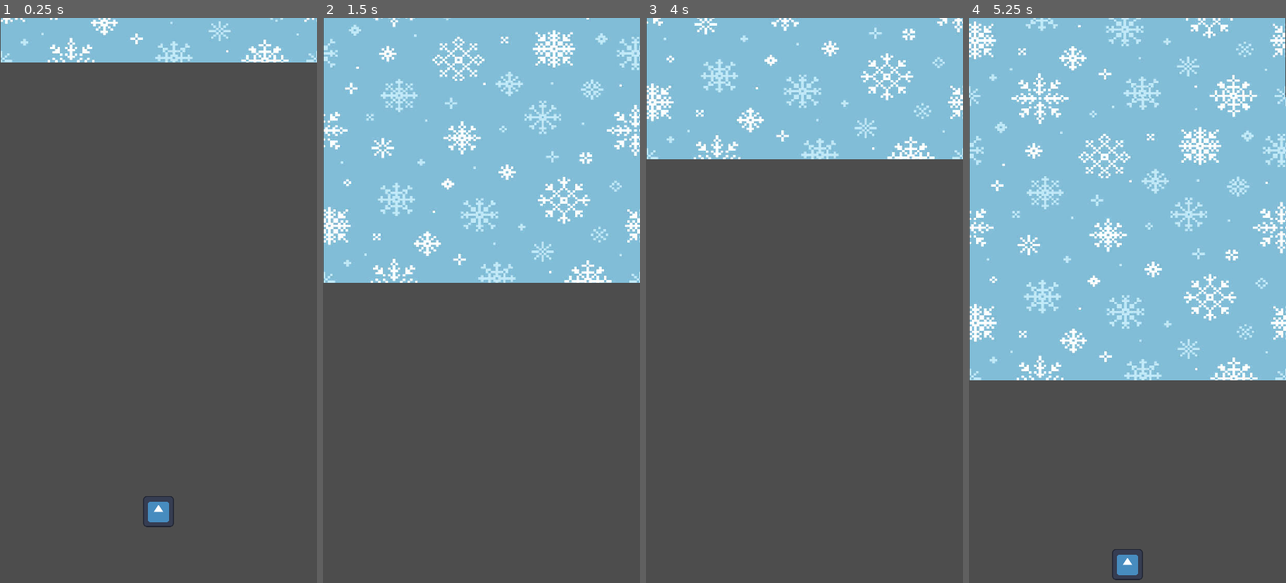
Above: before the commit, frames 1-4 (left to right).
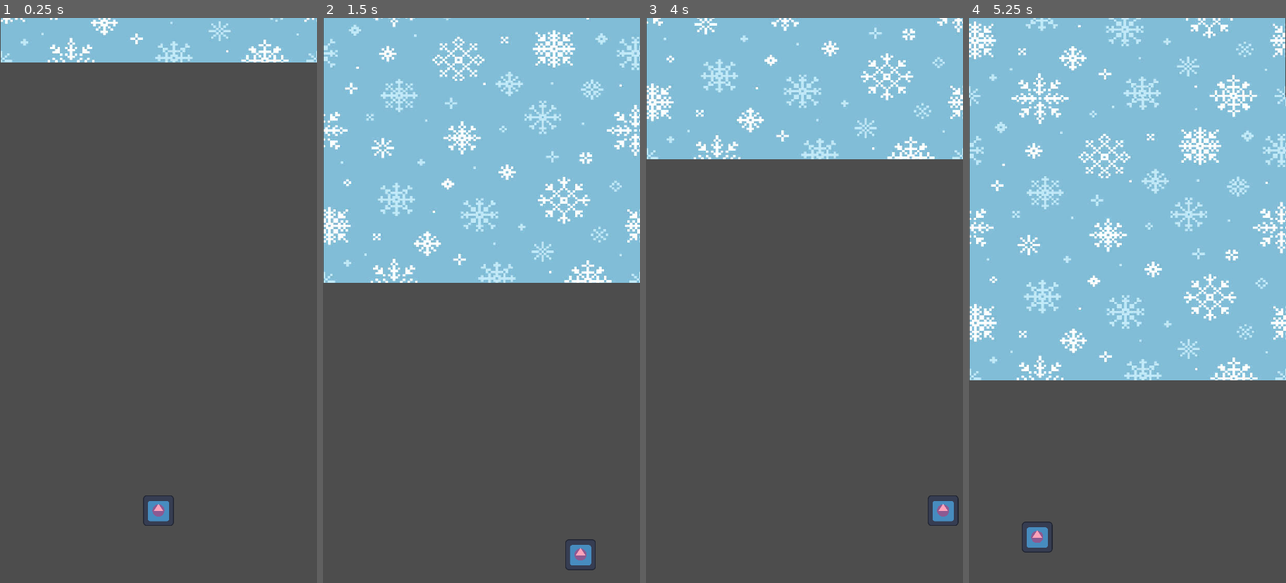
Above: after the commit, the same moments.

Repository: Jordla/Godot_Tohou_Clone
Game: Godot game, scene res://world.tscn
Two runs of this game, one before a commit and one after it. Both use one fixed random seed, a clock stepped at 60 frames per second and the inputs below. The engine's default icon, where the game draws it, is replaced by a stand-in: a white triangle on a blue panel in a dark square.
Inputs:
- Up to frame 1 (0.25 s): no input
- Up to frame 2 (1.5 s): hold Right (move_right) 0.53-1.28 s; hold Shift (slow_mode) 0.53-1.28 s; hold Down (move_down) from 1.28 s (still down); tap Shift (slow_mode) at 1.35 s
- Up to frame 3 (4 s): release Down (move_down) at 2.03 s; hold Right (move_right) 2.03-2.78 s; hold Shift (slow_mode) 2.03-2.78 s; hold Up (move_up) 2.78-3.53 s; tap Shift (slow_mode) at 2.85 s; hold Left (move_left) from 3.53 s (still down); hold Shift (slow_mode) from 3.53 s (still down)
- Up to frame 4 (5.25 s): release Shift (slow_mode) at 4.28 s; tap Shift (slow_mode) at 4.35 s; release Left (move_left) at 5.03 s; hold Down (move_down) from 5.03 s (still down); hold Shift (slow_mode) from 5.03 s (still down)

The runs differ from the first frame. In frame 1, 0.1% of the frame differs, in the area x 45-55%, y 84-91%; in frame 2, 0.3%; in frame 3, 0.3%; in frame 4, 0.6%, in the area x 16-55%, y 89-100%.

Commit message:
Add slow mode player feature

Diff:
--- a/Player.gd
+++ b/Player.gd
@@ -3,10 +3,21 @@
 
 const SPEED = 300.0
 
-func get_input():
+
+func move_character():
 	var input_direction = Input.get_vector("move_left", "move_right", "move_up", "move_down") # This is a vector 2D
-	velocity = input_direction * SPEED
 
+
+	var slow_mode = false
+	if Input.is_action_pressed("slow_mode"):
+		slow_mode = true
+		print(slow_mode)
+
+
+	if slow_mode == true:
+		velocity = (input_direction * SPEED) / 2
+	else:
+		velocity = input_direction * SPEED
 func _physics_process(delta):
-	get_input()
+	move_character()
 	move_and_slide()
--- a/player.tscn
+++ b/player.tscn
@@ -1,19 +1,27 @@
-[gd_scene load_steps=4 format=3 uid="uid://ddd34jwrrklbw"]
+[gd_scene load_steps=5 format=3 uid="uid://ddd34jwrrklbw"]
 
 [ext_resource type="Script" path="res://Player.gd" id="1_1qhdo"]
 [ext_resource type="Texture2D" uid="uid://baxfk0vplj0jl" path="res://icon.svg" id="2_tqhkm"]
+[ext_resource type="Texture2D" uid="uid://dhb5nrny4853t" path="res://solid_circle.png" id="3_mkksi"]
 
-[sub_resource type="RectangleShape2D" id="RectangleShape2D_ov705"]
-size = Vector2(36, 36)
+[sub_resource type="CircleShape2D" id="CircleShape2D_6y476"]
+radius = 7.0
 
 [node name="Player" type="CharacterBody2D"]
 script = ExtResource("1_1qhdo")
 
 [node name="Sprite2D" type="Sprite2D" parent="."]
-position = Vector2(0, 1)
 scale = Vector2(0.273437, 0.273437)
 texture = ExtResource("2_tqhkm")
+metadata/_edit_lock_ = true
+
+[node name="Hitbox" type="Sprite2D" parent="."]
+modulate = Color(1, 1, 1, 0.372549)
+texture_filter = 1
+position = Vector2(-4.23516e-22, 0)
+scale = Vector2(0.025, 0.025)
+texture = ExtResource("3_mkksi")
+metadata/_edit_lock_ = true
 
 [node name="CollisionShape2D" type="CollisionShape2D" parent="."]
-position = Vector2(0, 1)
-shape = SubResource("RectangleShape2D_ov705")
+shape = SubResource("CircleShape2D_6y476")
Binary file added: solid_circle.png
Not shown, added: solid_circle.png.import
